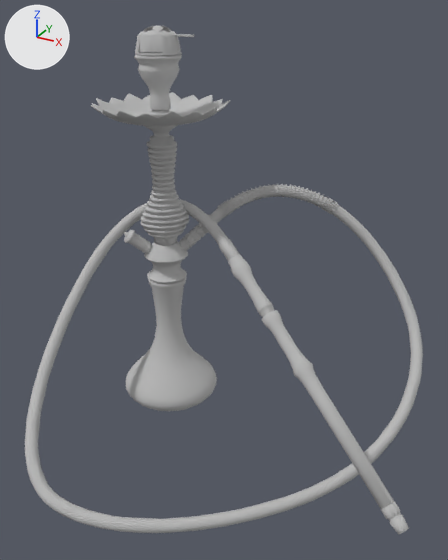
The glTF model static/models/nargila.glb, before and after one commit.
The view is the same before and after, from a camera (50 mm lens) standing at (107.9, -157.0, 129.0) and looking at (30.8, -16.8, 59.0). Every picture has the same lights, and +X, +Y and +Z are marked at upper left. The picture after the commit comes second. Where no turn or scale is listed for an object, it has been applied to the vertices.

Objects in the first picture: 'Cylinder009', 'Helix001', 'Line001', 'Line005', 'Object001', 'Object002', 'Object004', 'Rectangle001', 'Rectangle002' and 1 more.
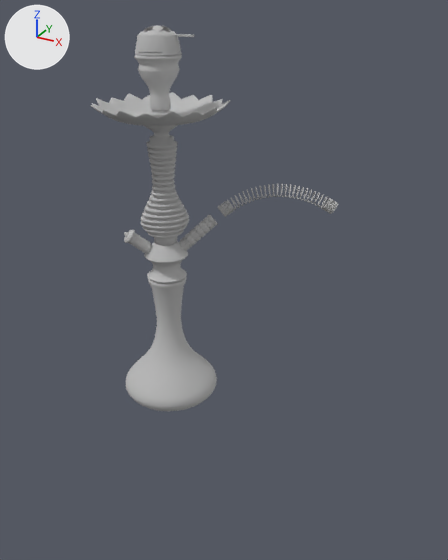
Where the newer file only moved an object's origin or applied its transform, the numbers keep the older frame.

Where the change shows, as pixel boxes (x1, y1, x2, y2) in the pictures (448 x 560 px):
'Rectangle002', deleted
    before: (25, 185, 423, 533)
'Object004', deleted
    before: (228, 255, 394, 509)
'Line005', deleted
    before: (381, 502, 409, 534)
part 1 of me_rectangle001_1, built on
    before: (130, 318, 157, 376)
    after: (127, 318, 159, 403)
part 2 of me_helix001_1, cut back
    after: (217, 184, 337, 217)

The change in detail:
me_rectangle001_1 is used by ob_rectangle001; location (0.0, 0.0, 23.6).
me_rectangle001_1 had 1184 vertices, 2364 faces and spanned x -16.2..16.2, y -16.2..16.2, z -23.6..23.6.
me_rectangle001_1 now has 1973 vertices, 3942 faces and spans x -16.2..16.2, y -16.2..16.2, z -23.6..23.6.
me_rectangle001_1 part 1: 5 vertices moved from x 2.8..9.7, y -15.1..-0.7, z -22.7..23.2 to x 3.3..10.4, y -15.0..0.8, z -22.3..23.6; 84 vertices removed from x -10.3..10.7, y -13.8..9.7, z -22.3..23.6; 873 vertices added at x -16.2..16.2, y -16.1..16.1, z -23.6..23.6.
me_helix001_1 is used by ob_helix001; location (28.7, 23.9, 71.3).
me_helix001_1 had 2056 vertices, 4108 faces and spanned x -16.8..16.8, y -13.0..13.0, z -5.2..5.2.
me_helix001_1 now has 4152 vertices, 8300 faces and spans x -16.9..16.8, y -13.0..13.0, z -5.2..5.2.
me_helix001_1 part 2: 2 vertices removed from x -4.1..1.1, y -2.6..3.3, z 0.8..4.8; 2098 vertices added at x -16.9..16.6, y -12.9..13.0, z -5.2..5.2.
Object 'Line005' (ob_line005) is deleted.
Object 'Object004' (ob_object004) is deleted.
Object 'Rectangle002' (ob_rectangle002) is deleted.
